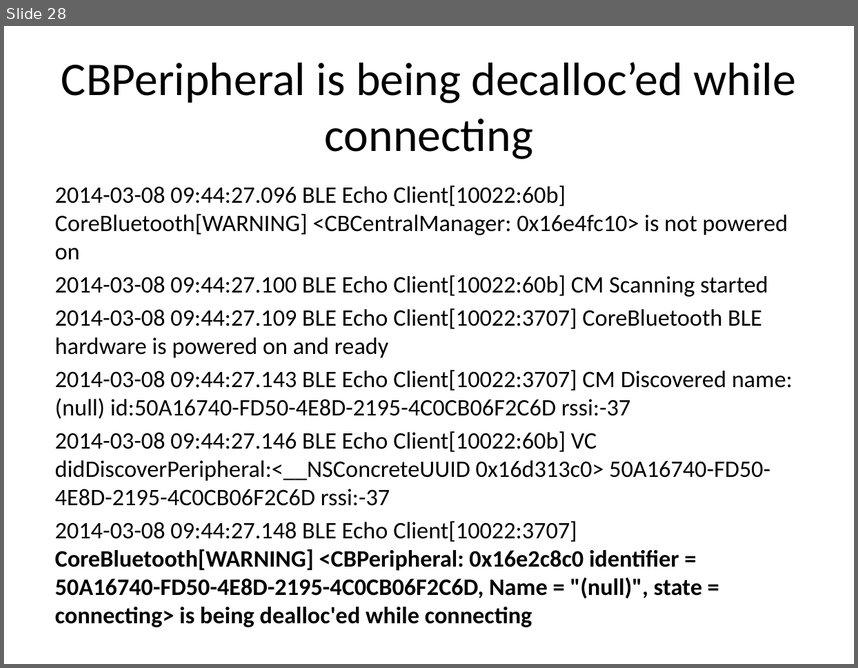
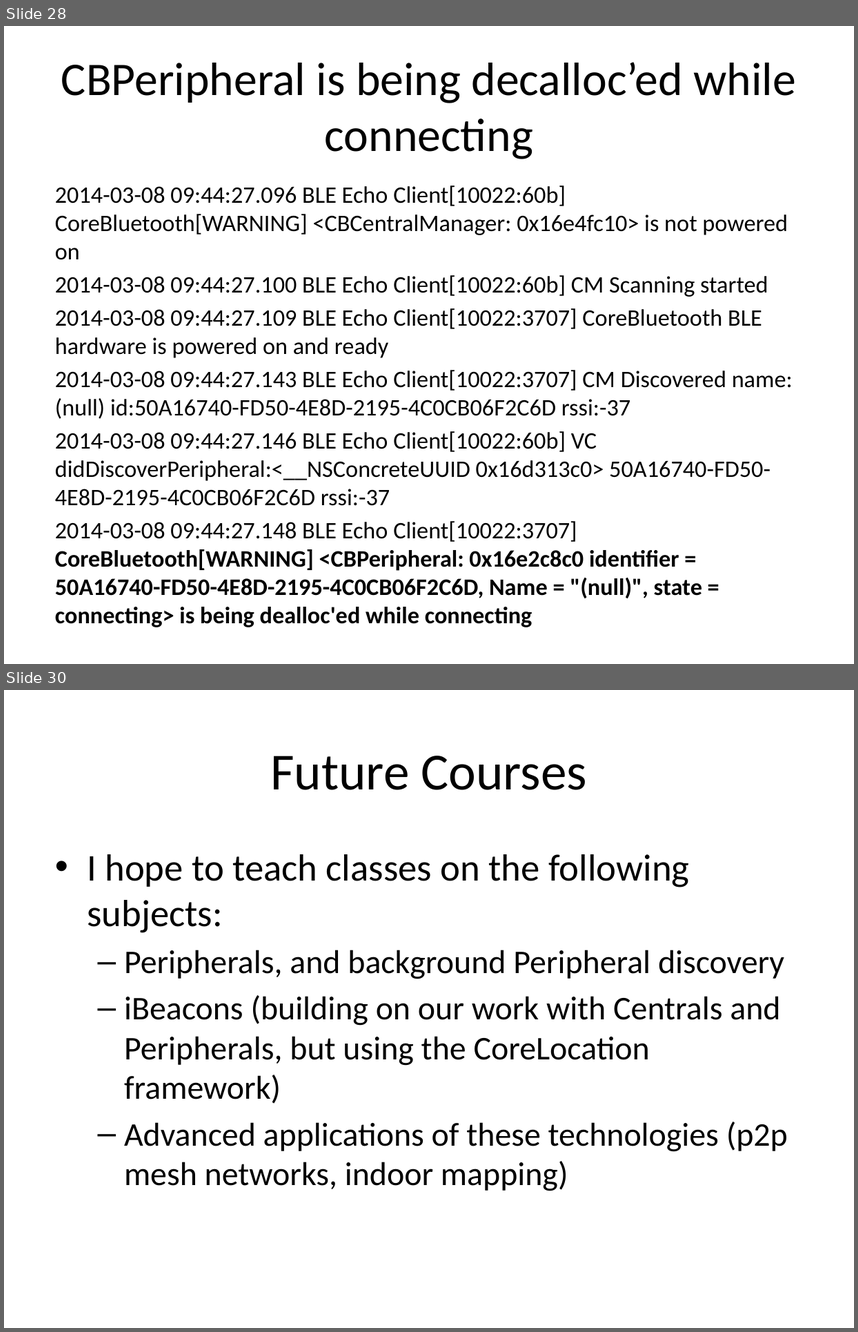
Before and after one commit to a34729t/SimpleCentral, a slide deck: Lecture.pptx. Shown one above the other, each under a label of ours: slide 28 before the commit, slides 28 and 30 after it; the slides between them are not shown. The pictures are 858x668 and 858x1332 pixels, drawn with LibreOffice and Linux fonts; fonts in the diff are those of the drawing. Boxes give left, top, right and bottom in pixels: in the first picture for what was removed or moved away, otherwise in the second. Text is boxed around its words. In the diff, an @@ line names an element or a change of style, - is before the commit and + after.

```diff
--- a/Lecture.pptx
+++ b/Lecture.pptx
@@ slide 30 added at (x1=4, y1=690, x2=854, y2=1328), background #FFFFFF @@
@@ title added at (x1=270, y1=756, x2=588, y2=790), 44 pt, text #000000 @@
+Future Courses
@@ text added at (x1=87, y1=854, x2=788, y2=1191), 28 pt, text #000000 @@
+• I hope to teach classes on the following subjects:
+  – Peripherals, and background Peripheral discovery
+  – iBeacons (building on our work with Centrals and Peripherals, but using the CoreLocation framework)
+  – Advanced applications of these technologies (p2p mesh networks, indoor mapping)
```
Also in this commit, not shown: 1 slide changed, 1 other slide added, 2 slides removed.
